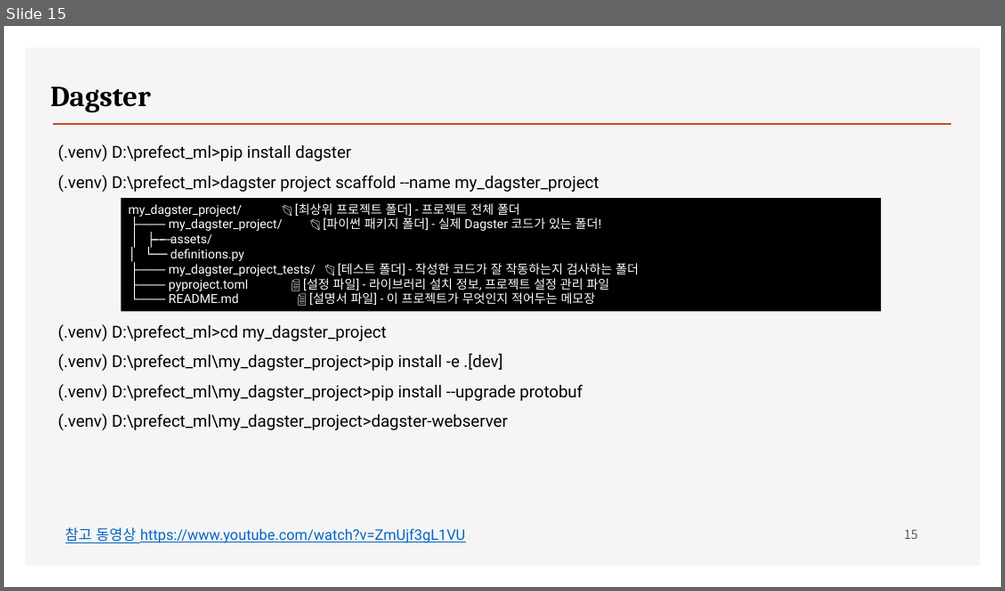
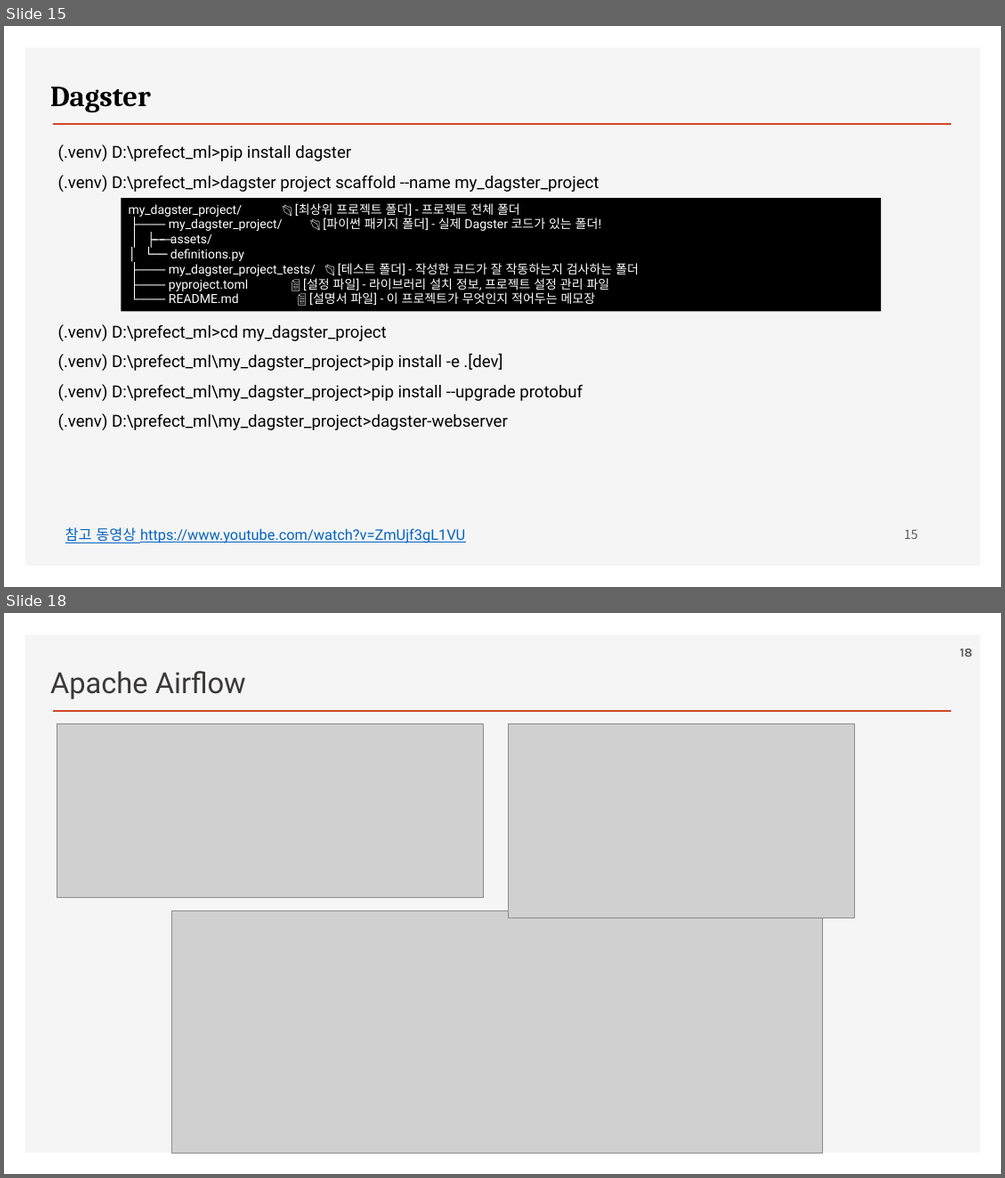
Before and after one commit to ancestor9/2026_Fall_AI-Workflow, a slide deck: PPTs/02_workflow orchestration framework.pptx. Shown one above the other, each under a label of ours: slide 15 before the commit, slides 15 and 18 after it; the slides between them are not shown. The pictures are 1005x591 and 1005x1178 pixels, drawn with LibreOffice and Linux fonts; fonts in the diff are those of the drawing; grey boxes stand for pictures; background and template pictures are left out. Boxes give left, top, right and bottom in pixels: in the first picture for what was removed or moved away, otherwise in the second. Text is boxed around its words. In the diff, an @@ line names an element or a change of style, - is before the commit and + after.

```diff
--- a/PPTs/02_workflow orchestration framework.pptx
+++ b/PPTs/02_workflow orchestration framework.pptx
@@ slide 18 added at [4,613,1001,1174], background #FFFFFF; not listed: 2 template elements that a slide beside it also shows @@
@@ page number added at [960,649,972,657], 12 pt, text #595959, bold @@
+18
@@ text added at [50,671,246,699], 28 pt, text #3B3838 @@
+Apache Airflow
@@ picture added at [57,723,484,897] @@
@@ picture added at [509,723,855,917] @@
@@ picture added at [172,910,822,1153] @@
```
Also in this commit, not shown: 1 slide changed, 18 other slides added.
